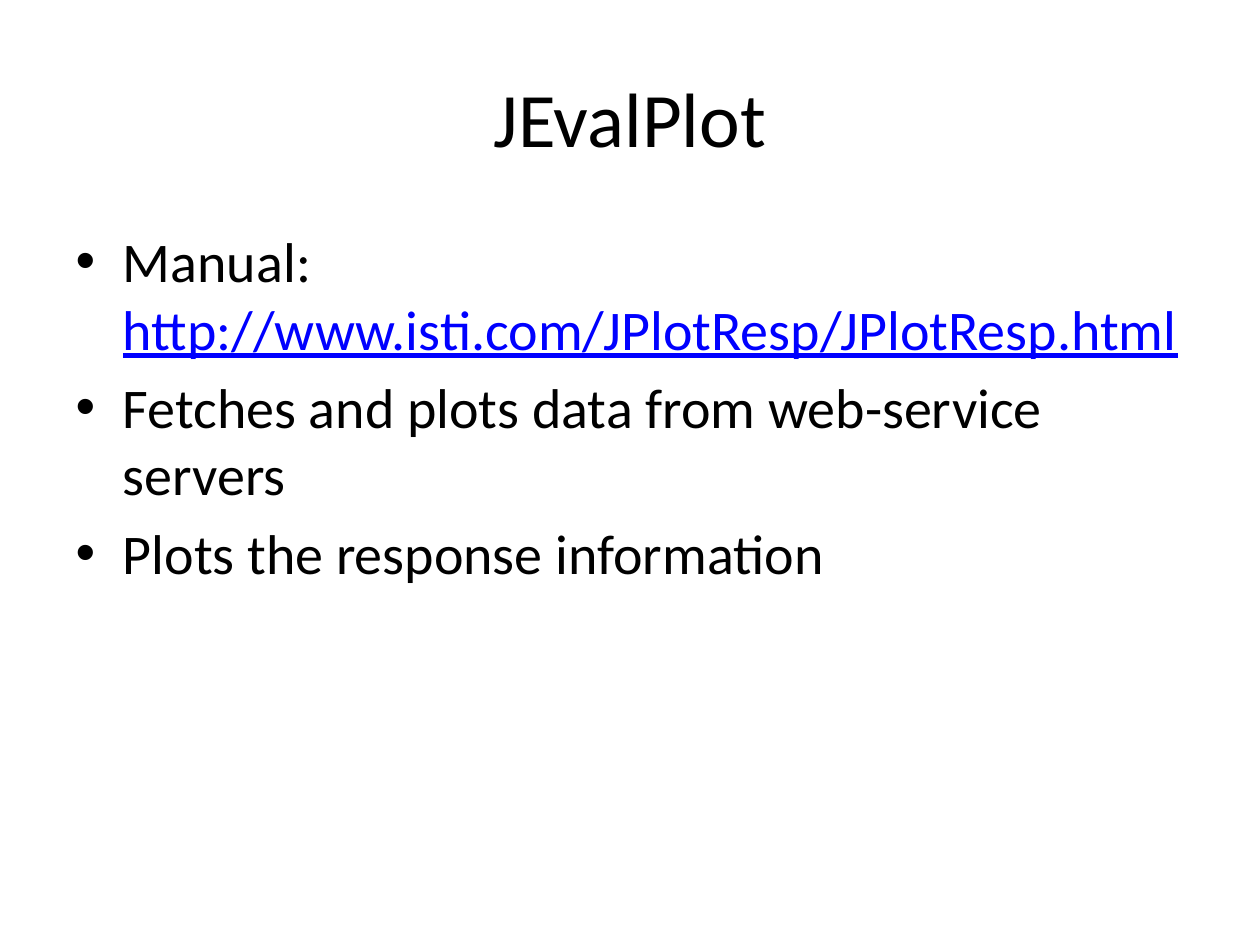
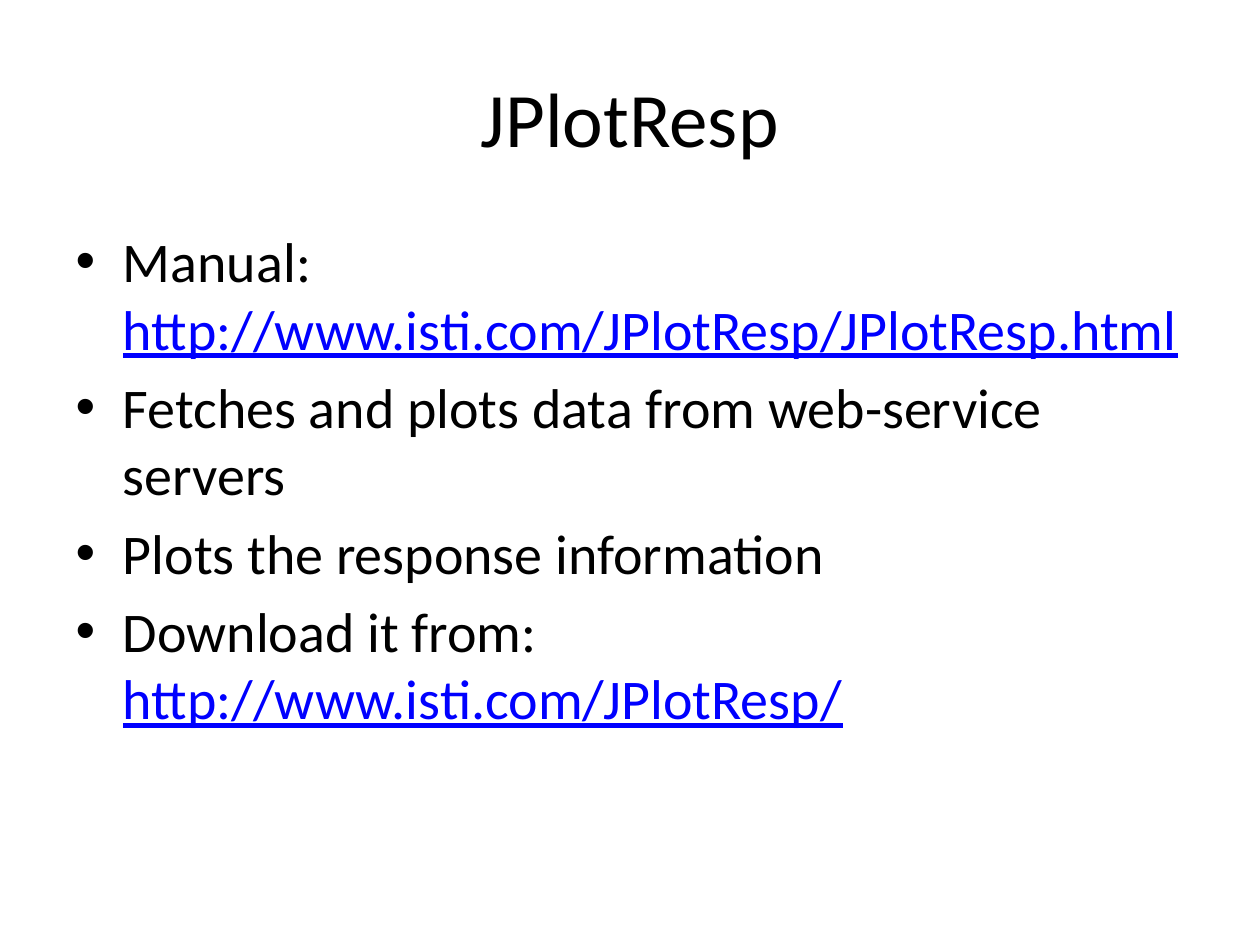
Before and after one commit to lkloh/USArray, a slide deck: slide 5 of InstallingCommonPrograms/InstallingSoftware.pptx (slide 4 before the commit). Drawn at 1260x945 pixels with LibreOffice and Linux fonts; fonts in the diff are those of the drawing. Boxes give left, top, right and bottom in pixels: in the first picture for what was removed or moved away, otherwise in the second. Text is boxed around its words. In the diff, an @@ line names an element or a change of style, - is before the commit and + after.

```diff
--- a/InstallingCommonPrograms/InstallingSoftware.pptx
+++ b/InstallingCommonPrograms/InstallingSoftware.pptx
@@ title at (x1=481, y1=93, x2=778, y2=160): text changed @@
-JEvalPlot
+JPlotResp
@@ text at (x1=123, y1=613, x2=842, y2=728): paragraph added @@
+• Download it from: http://www.isti.com/JPlotResp/
```
Also in this commit, not shown: 4 other slides changed, 3 slides added, 1 slide removed, 1 other file.
